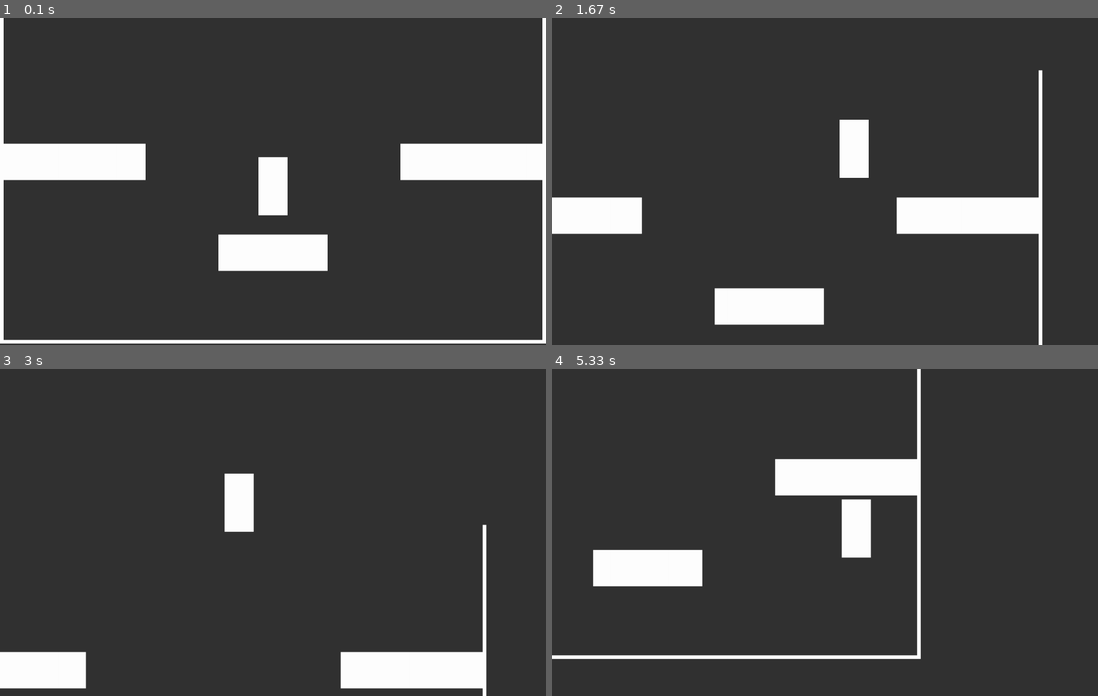
Above: before the commit, frames 1-4 (two rows, left to right).
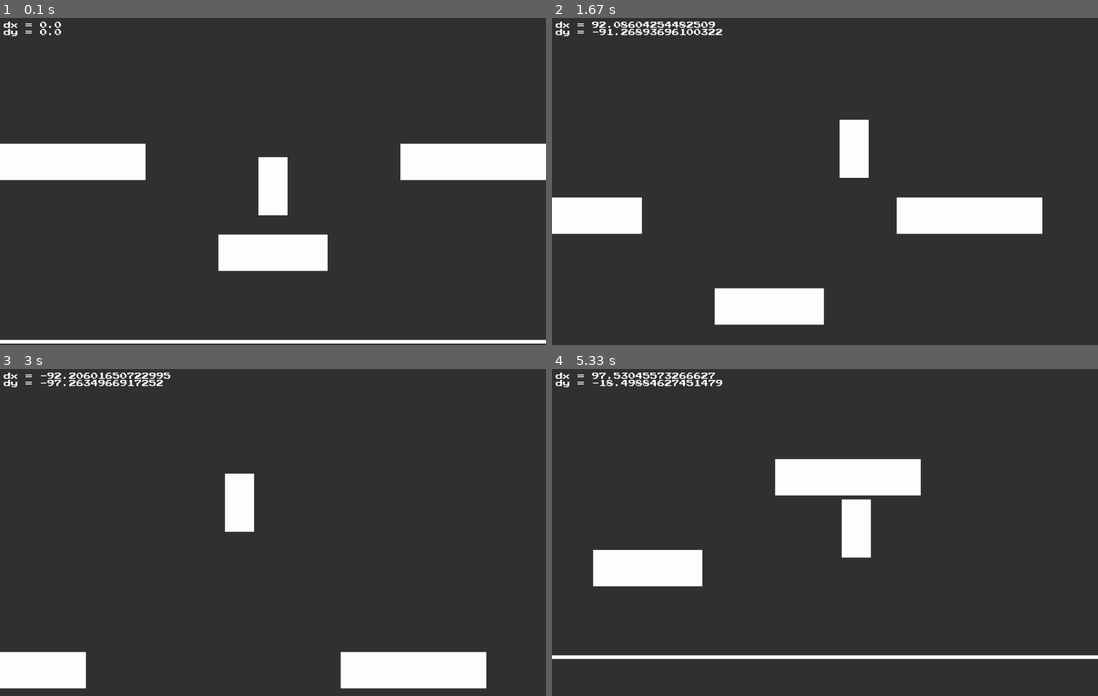
Above: after the commit, the same moments.

Repository: z4okolatka/PyGame-project
Game: pygame game, started from main.py
The game is run twice, just before and just after one commit, with the same random seed, the same clock (stepped at 60 frames per second) and the same inputs.
Inputs (mouse positions are in pixels of both pictures, inside the frame that each line leads up to):
- Up to frame 1 (0.1 s): no input
- Up to frame 2 (1.67 s): hold Esc 0.33-0.8 s; hold D 0.33-0.8 s; move the mouse to (803, 194) at 0.37 s; press the mouse at (633, 142) at 0.87 s; move the mouse to (748, 148) at 0.97 s; release the mouse at (863, 155) at 1.1 s; hold D 1.17-1.63 s; move the mouse to (885, 210) at 1.2 s; tap Space at 1.23, 1.53 s
- Up to frame 3 (3 s): hold D 1.67-2.13 s; tap Space at 1.73, 2.03, 2.23, 2.53, 2.8 s; hold A 2.17-2.7 s; hold A from 2.73 s (still down)
- Up to frame 4 (5.33 s): tap Space at 3.1, 3.23, 3.53, 3.9, 4.2, 4.4, 4.7, 4.9, 5.2 s; release A at 3.13 s; hold D 3.17-3.8 s; hold A 3.83-4.3 s; hold D 4.33-4.8 s; hold D 4.83-5.3 s

The runs differ from the first frame. In frame 1, 1.3% of the frame differs, in the area x 0-100%, y 0-99%; in frame 2, 1.2%; in frame 3, 1.0%; in frame 4, 1.6%, in the area x 0-100%, y 0-89%.

Commit message:
menu update & render fix & temp display

Diff:
--- a/main.py
+++ b/main.py
@@ -4,6 +4,9 @@
 from src.classes import block
 from src.classes import render
 from src.classes import menu
+from src.classes import infoDisplay
+from src.classes.utilites import *
+from pathlib import Path
 import src.setting as settings
 
 
@@ -22,12 +25,8 @@
         self.camera = screenCamera.ScreenCamera(self)
         self.player = player.Player(self)
         self.collision_objects = [
-            block.Block((5, self.camera.display.get_height() / 2),
-                        (10, self.camera.display.get_height())),
-            block.Block((self.camera.display.get_width(
-            ) - 5, self.camera.display.get_height() / 2), (10, self.camera.display.get_height())),
             block.Block((self.camera.display.get_width() // 2, self.camera.display.get_height() - 5),
-                        (self.camera.display.get_width(), 10)),
+                        (self.camera.display.get_width() * 5, 10)),
             block.Block((self.camera.display.get_width() - 200, 400),
                         (400, 100)),
             block.Block((200, 400),
@@ -36,25 +35,35 @@
                         (300, 100)),
         ]
         self.menu = menu.Menu(self, self.camera.display.get_size())
-
         self.render = render.Render(self)
+        self.info = infoDisplay.InformationDisplay(self, pg.font.Font(Path(__file__).parent / "src/fonts/PressStart.ttf", 20))
 
     def run(self):
         self.running = True
         while self.running:
             # event handler
-            for event in pg.event.get():
+            self.events = pg.event.get()
+            for event in self.events:
                 if event.type == pg.QUIT:
                     self.running = False
                 if event.type == pg.KEYDOWN:
                     if event.key == pg.K_ESCAPE:
                         self.paused = not self.paused
+                if event.type == pg.MOUSEWHEEL:
+                    if event.y > 0:
+                        self.camera.scale += .1
+                    else:
+                        self.camera.scale -= .1
+                    self.camera.scale = round(clamp(0.1, self.camera.scale, 2), 1)
+                if event.type == pg.WINDOWMOVED:
+                    self.paused = True
 
             # updating everything
             self.update()
 
             # drawing everything
             self.draw_game()
+            self.info.draw(self.camera.display)
             if self.paused:
                 self.draw_menu()
 
@@ -65,8 +74,9 @@
         pg.quit()
 
     def update(self):
+        # pg.mouse.set_visible(self.paused)
         if not self.paused:
-                self.update_game()
+            self.update_game()
         else:
             self.update_menu()
 
--- a/src/classes/block.py
+++ b/src/classes/block.py
@@ -1,7 +1,8 @@
 import pygame as pg
+from src.classes import coordHelper
 
 
-class Block(pg.sprite.Sprite):
+class Block(pg.sprite.Sprite, coordHelper.FloatCords):
     def __init__(self, centerpos, size):
         super().__init__()
 
@@ -10,3 +11,9 @@
         self.rect = self.image.get_rect()
 
         self.rect.center = centerpos
+        self.x = self.rect.x
+        self.y = self.rect.y
+
+    def update(self):
+        self.rect.x = round(self.x)
+        self.rect.y = round(self.y)
--- a/src/classes/coordHelper.py
+++ b/src/classes/coordHelper.py
@@ -64,3 +64,7 @@
     @property
     def height(self):
         return self.rect.height
+
+    @property
+    def topleft(self):
+        return self.x, self.y
--- /dev/null
+++ b/src/classes/infoDisplay.py
@@ -0,0 +1,59 @@
+import pygame as pg
+import main
+
+pg.init()
+
+class Data:
+    def __init__(self, game, key, value, deltatime):
+        self.game = game
+        self.key = key
+        self.value = value
+        self.next = value
+        self.time = 0
+        self.dt = deltatime
+
+    def getV(self):
+        self.time += self.game.deltatime
+        if self.time >= self.dt:
+            self.time = 0
+            value = self.value
+            self.value = self.next
+            return f'{self.key} = {value}'
+        return f'{self.key} = {self.value}'
+
+
+    def setV(self, value):
+        self.next = value
+
+class InformationDisplay:
+    def __init__(self, game, font):
+        self.game: main.Game = game
+
+        self.rows = {}
+        self.font: pg.font.Font = font
+        self.deltatime = 0
+        self.drawTime = 1
+
+    def show(self, key, value, dt = .1):
+        if key in self.rows:
+            self.rows[key].setV(value)
+        else:
+            self.rows[key] = Data(self.game, key, value, dt)
+
+    def draw(self, surface):
+        self.deltatime += self.game.deltatime
+        for i, data in enumerate(self.rows.values()):
+            row = data.getV()
+            surf = self.font.render(row, True, 'white')
+            rect = surf.get_rect()
+            to_draw = pg.Surface(rect.size, pg.SRCALPHA)
+            to_draw.fill((0, 0, 0, 0))
+            to_draw.blit(surf, rect)
+            rect = to_draw.get_rect()
+            rect.top = i * rect.height + 10
+            rect.left = 10
+            surface.blit(to_draw, rect)
+
+        if not self.deltatime < self.drawTime:
+            self.rows.clear()
+            self.deltatime = 0
--- a/src/classes/menu.py
+++ b/src/classes/menu.py
@@ -1,30 +1,93 @@
 import pygame as pg
 from src.classes.menuButton import Button
+import main
+
 
 class Menu:
     def __init__(self, game, size):
-        self.game = game
+        self.game: main.Game = game
 
         self.bg = pg.Surface(size, pg.SRCALPHA)
         self.bg.fill((50, 50, 50, 100))
         self.rect = self.bg.get_rect()
-        self.buttons = [ResumeButton(game, 'Продолжить'), Button(game, 'Настройки'), QuitButton(game, 'Выйти')]
+        self.buttons: list[Button]
+        self.buttons = [ResumeButton(self, 'Продолжить'), Button(
+            self, 'Настройки'), QuitButton(self, 'Выйти')]
+        self.len = len(self.buttons)
         self.buttonsHeight = sum(i.rect.height * 2 for i in self.buttons)
 
+        self.selectedIndex = -1
+
     def update(self):
+        for event in self.game.events:
+            if event.type == pg.KEYDOWN:
+                if event.key in (pg.K_DOWN, pg.K_UP, pg.K_LEFT, pg.K_RIGHT):
+                    self.on_press(event.key)
+                if event.key == pg.K_RETURN:
+                    button = self.buttons[self.selectedIndex]
+                    button.on_click()
+            if event.type == pg.MOUSEMOTION:
+                for i, button in enumerate(self.buttons):
+                    if button.rect.collidepoint(event.pos):
+                        self.select(button)
+                        break
+                else:
+                    self.clearSelection()
+            if event.type == pg.MOUSEBUTTONDOWN:
+                if event.button == 1:
+                    button = self.buttons[self.selectedIndex]
+                    if button.rect.collidepoint(event.pos):
+                        button.on_click()
+
+    def on_press(self, key):
+        if key in (pg.K_DOWN, pg.K_UP):
+            self.handleVerticalArrow(key)
+        else:
+            pass
+
+    def handleVerticalArrow(self, key):
+        # up arrow
+        if key == pg.K_UP:
+            if not self.selectedIndex == 0:
+                if self.selectedIndex == -1:
+                    self.selectedIndex = self.len - 1
+                else:
+                    self.selectedIndex -= 1
+
+        # down arrow
+        if key == pg.K_DOWN:
+            if not self.selectedIndex == self.len - 1:
+                if self.selectedIndex == -1:
+                    self.selectedIndex = 0
+                else:
+                    self.selectedIndex += 1
+
+        self.select(self.buttons[self.selectedIndex])
+        pg.mouse.set_pos(self.buttons[self.selectedIndex].rect.center)
+
+    def clearSelection(self):
+        self.selectedIndex = -1
         for i in self.buttons:
-            i.update()
+            i.selected = False
 
-    def draw(self, surface):
+    def select(self, button):
+        self.clearSelection()
+        ind = self.buttons.index(button)
+        self.buttons[ind].selected = True
+        self.selectedIndex = ind
+
+    def draw(self, surface: pg.Surface):
         for i, button in enumerate(self.buttons):
-            button.draw(self.bg, 50, self.rect.h / 2 - self.buttonsHeight / 2 + button.rect.height * 2 * i)
+            button.draw(self.bg, 50, self.rect.h / 2 -
+                        self.buttonsHeight / 2 + button.rect.height * 2 * i)
         surface.blit(self.bg, self.rect)
 
+
 class ResumeButton(Button):
-    def _click_(self):
-        self.game.paused = False
+    def on_click(self):
+        self.menu.game.paused = False
 
 
 class QuitButton(Button):
-    def _click_(self):
-        self.game.running = False
+    def on_click(self):
+        self.menu.game.running = False
--- a/src/classes/menuButton.py
+++ b/src/classes/menuButton.py
@@ -1,11 +1,15 @@
 import pygame as pg
 from pathlib import Path
+import src.classes.menu as Menu
+
+
 pg.init()
 
 
 class Button:
-    def __init__(self, game, text, font=pg.font.Font(Path(__file__).parent.parent / "fonts/PressStart.ttf", 36), basecolor=(255, 255, 255), hovercolor=(150, 150, 150), size=(100, 50)):
-        self.game = game
+    def __init__(self, menu, text, font=pg.font.Font(Path(__file__).parent.parent / "fonts/PressStart.ttf", 36), basecolor=(255, 255, 255), hovercolor=(150, 150, 150), size=(100, 50)):
+        self.menu: Menu.Menu = menu
+
         self.text = text
         self.font = font
         self.bclr = basecolor
@@ -13,17 +17,10 @@
         self.rendered = self.font.render(self.text, True, self.bclr)
         self.rect = self.rendered.get_rect()
 
-    def update(self):
-        pos = pg.mouse.get_pos()
-        if self.rect.collidepoint(pos):
-            self.hovered = True
-        else:
-            self.hovered = False
-        if self.hovered and pg.mouse.get_pressed()[0]:
-            self._click_()
+        self.selected = False
 
     def draw(self, surface, left, cy):
-        if self.hovered:
+        if self.selected:
             self.rendered = self.font.render(self.text, True, self.hclr)
         else:
             self.rendered = self.font.render(self.text, True, self.bclr)
@@ -33,5 +30,5 @@
         self.rect.centery = cy
         surface.blit(self.rendered, self.rect)
 
-    def _click_(self):
+    def on_click(self):
         pass
--- a/src/classes/render.py
+++ b/src/classes/render.py
@@ -13,17 +13,30 @@
         self.draw(self.game.player)
         self.draw(self.game.collision_objects)
 
+    def _draw_one_sprite(self, sprite):
+        w, h = sprite.rect.size
+        x, y = sprite.topleft
+
+        scale = self.game.camera.scale
+
+        # position
+        x -= self.game.camera.offset_x
+        y -= self.game.camera.offset_y
+
+        # size
+        x *= scale
+        y *= scale
+
+        # correcting position
+        camWidth, camHeight = self.game.camera.display.get_size()
+        x += camWidth * (1 - scale) / 2
+        y += camHeight * (1 - scale) / 2
+
+        self.display.blit(pg.transform.scale_by(sprite.image, scale), (round(x), round(y), w, h))
+
     def draw(self, object_):
-        if isinstance(object_, Iterable):
-            for sprite in object_:
-                offset_rect = sprite.rect.copy()
-                offset_rect.x -= self.game.camera.offset_x
-                offset_rect.y -= self.game.camera.offset_y
+        if not isinstance(object_, Iterable):
+            object_ = [object_]
 
-                self.display.blit(sprite.image, offset_rect)
-        else:
-            offset_rect = object_.rect.copy()
-            offset_rect.x -= self.game.camera.offset_x
-            offset_rect.y -= self.game.camera.offset_y
-
-            self.display.blit(object_.image, offset_rect)
+        for sprite in object_:
+            self._draw_one_sprite(sprite)
--- a/src/classes/screenCamera.py
+++ b/src/classes/screenCamera.py
@@ -33,14 +33,23 @@
         pcx = self.game.player.centerx
         cx = self.offset_x + self.width / 2
         dx = pcx - cx
+        self.game.info.show('dx', dx)
 
-        self.offset_x += absmin(dx * 0.04,
-                                self.game.player.max_vx * self.game.deltatime)
+        if abs(dx) <= 1:
+            self.offset_x += dx
+        else:
+            self.offset_x += absmin(
+                dx * 0.04,
+                self.game.player.max_vx * self.game.deltatime
+            )
 
     def handle_y_offset(self):
         pcy = self.game.player.centery
         cy = self.offset_y + self.height / 2
         dy = pcy - cy
+        self.game.info.show('dy', dy)
 
-        self.offset_y += absmin(dy * 0.06,
-                                self.game.player.max_vy * self.game.deltatime)
+        self.offset_y += absmin(
+            dy * 0.06,
+            self.game.player.max_vy * self.game.deltatime
+        )
--- a/src/classes/utilites.py
+++ b/src/classes/utilites.py
@@ -1,13 +1,26 @@
 def absmax(min_, value):
     if not value:
-        return 0
+        return min_
     absolute = abs(value)
     sign = value / absolute
     return sign * max(min_, absolute)
 
+
 def absmin(value, max_):
     if not value:
-        return 0
+        return value
     absolute = abs(value)
     sign = value / absolute
     return sign * min(max_, absolute)
+
+
+def clamp(min_, value, max_):
+    return max(min_, min(value, max_))
+
+
+def absclamp(min_, value, max_):
+    if not value:
+        return value
+    absolute = abs(value)
+    sign = value / absolute
+    return sign * max(min_, min(value, max_))
